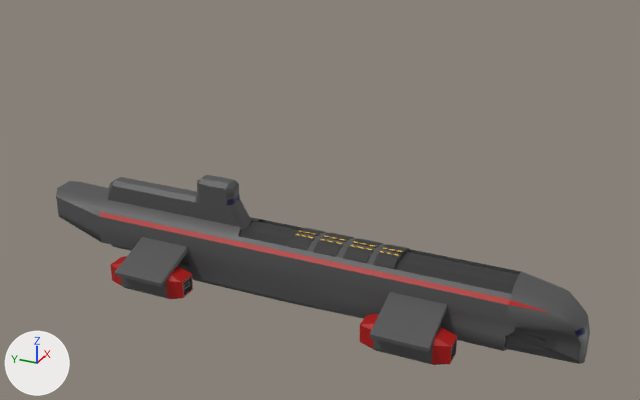
The Blender file Leviathan MK5.blend as it was, and as the next commit left it.
Rendered twice from a camera (50 mm lens) standing at (-123.5, -59.9, 75.1) and looking at (0.5, -4.1, 13.2). Every picture has the same lights, and +X, +Y and +Z are marked at lower left. The older version comes first.

The older version as bpy lines, for what is in view:
```python
ob_hull = bpy.data.objects.new('Hull', me_cube)
ob_hull.location = (0.0, 0.0, 0.0)
ob_hull.scale = (5.0, 50.0, 5.5)
ob_propfrontright = bpy.data.objects.new('PropFrontRight', me_cube_001)
ob_propfrontright.location = (-8.0, -24.0, -2.0)
ob_propfrontright.scale = (2.5, 7.5, 2.5)
ob_proprearright = bpy.data.objects.new('PropRearRight', me_cube_001)
ob_proprearright.location = (-8.0, 24.0, -2.0)
ob_proprearright.scale = (2.5, 7.5, 2.5)
ob_silotrap_002 = bpy.data.objects.new('SiloTrap.002', me_cube_002)
ob_silotrap_002.location = (-3.8, -17.3, 5.5)
ob_silotrap_002.scale = (-1.0, 1.0, 1.0)
ob_silotrap_003 = bpy.data.objects.new('SiloTrap.003', me_cube_003)
ob_silotrap_003.location = (-3.8, -12.3, 5.5)
ob_silotrap_003.scale = (-1.0, 1.2, 1.0)
ob_silotrap_004 = bpy.data.objects.new('SiloTrap.004', me_cube_003)
ob_silotrap_004.location = (3.8, -12.3, 5.5)
ob_silotrap_004.scale = (1.0, 1.2, 1.0)
ob_silotrap_005 = bpy.data.objects.new('SiloTrap.005', me_cube_003)
ob_silotrap_005.location = (-3.8, -6.8, 5.5)
ob_silotrap_005.scale = (-1.0, 1.2, 1.0)
ob_silotrap_008 = bpy.data.objects.new('SiloTrap.008', me_cube_002)
ob_silotrap_008.location = (-3.7, -1.8, 5.5)
ob_silotrap_008.scale = (-1.0, 1.0, 1.0)
```
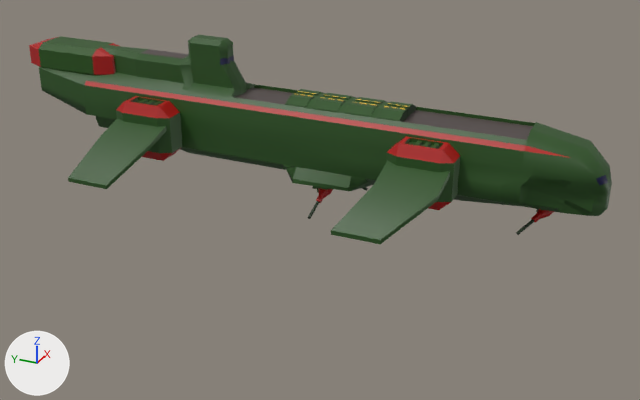
Not visible in the pictures: 'turretFront'.

The change, as a list of edits to the scene's bpy script:
```text
Change mat_material:
    mat_material.base_color: (0.0816, 0.0816, 0.0816) -> (0.0225, 0.0816, 0.0127)  # dark grey #515151 -> dark green #29511e
Change me_cube:
    used by ob_hull; location = (0.0, 0.0, 0.0); scale = (5.0, 50.0, 5.5)
    remove me_cube.from_pydata(...)  # 1713 vertices, 1711 faces; spans x -2.83..2.83, y -1.0..1.0, z -1.0..2.5
    add me_cube.from_pydata(...)  # 1714 vertices, 1719 faces; spans x -3.97..3.97, y -1.0..1.0, z -1.26..2.5
    me_cube part 1: 473 vertices moved from x -1.17..1.17, y -1.0..0.78, z -1.0..1.91 to x -1.28..1.28, y -0.98..0.78, z -1.23..1.89; 31 vertices removed from x -1.1..1.1, y -0.77..0.38, z -0.7..1.93; 16 vertices added at x -1.01..1.01, y -0.8..0.38, z -0.73..1.88
    me_cube part 2: 8 vertices added at x -3.97, y -0.45..0.63, z -1.26..-1.13
    me_cube part 3: 4 faces spanning x -0.28..0.28, y 0.4..0.57, z 1.83 switch from mat_material (dark grey #515151) to mat_material_003 (dark grey #4f4543)
    other edits to the shape of me_cube do not show in these pictures
Change ob_hull:
    ob_hull.location: (0.0, 0.0, 0.0) -> (0.0, 0.0, 25.2)
Change ob_propfrontright:
    ob_propfrontright.location: (-8.0, -24.0, -2.0) -> (-5.1, -25.8, 24.2)
    ob_propfrontright.rotation_euler: (0.0, 0.0, 0.0) -> (1.571, 0.0, 0.0)  # degrees (0, 0, 0) -> degrees (90, 0, 0)
    ob_propfrontright.scale: (2.5, 7.5, 2.5) -> (2.5, 4.73, 5.13)
Change ob_proprearright:
    ob_proprearright.location: (-8.0, 24.0, -2.0) -> (-5.3, 21.9, 24.2)
    ob_proprearright.rotation_euler: (0.0, 0.0, 0.0) -> (1.571, 0.0, 0.0)  # degrees (0, 0, 0) -> degrees (90, 0, 0)
    ob_proprearright.scale: (2.5, 7.5, 2.5) -> (2.5, 4.73, 5.26)
Change ob_silotrap_001:
    ob_silotrap_001.location: (3.8, -17.3, 5.5) -> (3.8, -17.3, 30.7)
Change ob_silotrap_007:
    ob_silotrap_007.location: (3.8, -1.8, 5.5) -> (3.8, -1.8, 30.7)
Change ob_silotrap_002:
    ob_silotrap_002.location: (-3.8, -17.3, 5.5) -> (-3.8, -17.3, 30.7)
Change ob_silotrap_008:
    ob_silotrap_008.location: (-3.7, -1.8, 5.5) -> (-3.7, -1.8, 30.7)
Change ob_silotrap_003:
    ob_silotrap_003.location: (-3.8, -12.3, 5.5) -> (-3.8, -12.3, 30.7)
Change ob_silotrap_005:
    ob_silotrap_005.location: (-3.8, -6.8, 5.5) -> (-3.8, -6.8, 30.7)
Change ob_silotrap_004:
    ob_silotrap_004.location: (3.8, -12.3, 5.5) -> (3.8, -12.3, 30.7)
Change ob_silotrap_006:
    ob_silotrap_006.location: (3.8, -6.8, 5.5) -> (3.8, -6.8, 30.7)
Add ob_casingright:
    ob_casingright = bpy.data.objects.new('CasingRight', me_cube_007)  # 64 vertices, 74 faces; spans x -1.05..0.55, y -1.71..2.33, z -1.0..1.0; in mat_material_002 (red #ab0500)
    ob_casingright.location = (-3.4, -6.8, 16.6)
    ob_casingright.rotation_euler = (0.566, 0.0, -1.707)  # degrees (32, 0, -98)
    ob_casingright.scale = (1.32, 1.14, 0.692)
Add ob_canonright:
    ob_canonright = bpy.data.objects.new('CanonRight', me_cylinder_005)  # 128 vertices, 98 faces; spans x -1.0..1.0, y -1.0..1.0, z -1.0..1.0; in mat_material_006 (dark green #1a2f12)
    ob_canonright.location = (-5.0, -6.3, 15.6)
    ob_canonright.rotation_euler = (2.137, 0.0, -1.707)  # degrees (122, 0, -98)
    ob_canonright.scale = (0.255, 0.255, 3.39)
Add ob_turretright:
    ob_turretright = bpy.data.objects.new('TurretRight', me_cylinder_004)  # 84 vertices, 51 faces; spans x -1.22..1.0, y -1.0..1.0, z -2.23..1.0; in mat_material_004 (dark green #245111)
    ob_turretright.location = (-3.5, -6.8, 19.3)
    ob_turretright.rotation_euler = (0.0, 0.0, -1.707)  # degrees (0, 0, -98)
    ob_turretright.scale = (1.46, 1.46, 1.46)
Add ob_canonfront:
    ob_canonfront = bpy.data.objects.new('CanonFront', me_cylinder_005.copy())
    ob_canonfront.location = (-1.1, -39.9, 17.2)
    ob_canonfront.rotation_euler = (2.007, 0.0, -2.166)  # degrees (115, 0, -124)
    ob_canonfront.scale = (0.255, 0.255, 3.39)
Add ob_casingfront:
    ob_casingfront = bpy.data.objects.new('CasingFront', me_cube_007.copy())
    ob_casingfront.location = (0.1, -41.1, 18.0)
    ob_casingfront.rotation_euler = (0.436, 0.0, -2.166)  # degrees (25, 0, -124)
    ob_casingfront.scale = (1.32, 1.14, 0.692)
Add ob_turretfront:
    ob_turretfront = bpy.data.objects.new('turretFront', me_cylinder_004.copy())
    ob_turretfront.location = (0.0, -41.0, 20.7)
    ob_turretfront.rotation_euler = (0.0, 0.0, -2.165)  # degrees (0, 0, -124)
    ob_turretfront.scale = (1.46, 1.46, 1.46)
Add ob_proprear:
    ob_proprear = bpy.data.objects.new('PropRear', me_cube_004)  # 252 vertices, 254 faces; spans x -1.73..0.27, y -0.99..1.01, z -1.36..0.64; in mat_material_004 (dark green #245111), mat_material_008 (red #ab0500)
    ob_proprear.location = (1.3, 42.5, 30.9)
    ob_proprear.rotation_euler = (0.0, 1.571, 0.0)  # degrees (0, 90, 0)
    ob_proprear.scale = (2.5, 9.01, 3.71)
```

Location of each change, (x1, y1, x2, y2) in pixels of the pictures (640 x 400 px; the box of a moved part takes in the faces that stretch with it):
'Hull', recoloured, reshaped, moved (7% wider, 11% taller): before (56, 175, 590, 364); after (39, 35, 612, 244)
'PropFrontRight', recoloured, moved, turned, rescaled: before (360, 314, 457, 365); after (386, 136, 460, 210)
'PropRearRight', recoloured, moved, turned, rescaled: before (110, 256, 193, 299); after (116, 96, 183, 161)
'PropRear', added: after (29, 36, 119, 75)
'SiloTrap.003', recoloured, moved: before (343, 245, 374, 263); after (345, 102, 378, 117)
'SiloTrap.005', recoloured, moved: before (313, 239, 344, 257); after (312, 97, 345, 112)
'SiloTrap.002', recoloured, moved: before (373, 251, 401, 269); after (377, 106, 407, 121)
'SiloTrap.008', recoloured, moved: before (288, 234, 314, 251); after (285, 93, 314, 108)
'SiloTrap.004', recoloured, moved: before (353, 239, 383, 248); after (355, 97, 387, 104)
'SiloTrap.006', recoloured, moved: before (323, 233, 353, 242); after (324, 93, 356, 99)
'siloTrap.001', recoloured, moved: before (383, 244, 409, 253); after (388, 101, 415, 108)
'SiloTrap.007', recoloured, moved: before (299, 228, 325, 236); after (297, 89, 323, 95)
'CasingFront', added: after (531, 209, 553, 222)
'CasingRight', added: after (316, 188, 333, 203)
'CanonFront', added: after (516, 219, 534, 235)
'CanonRight', added: after (308, 201, 320, 219)
'TurretRight', added: after (312, 186, 330, 193)
part 1 of me_cube, moved or reshaped: before (112, 180, 587, 364); after (96, 47, 609, 216)
part 2 of me_cube, added: after (68, 137, 438, 244)
part 3 of me_cube, recoloured: before (153, 184, 198, 197); after (141, 49, 188, 59)
